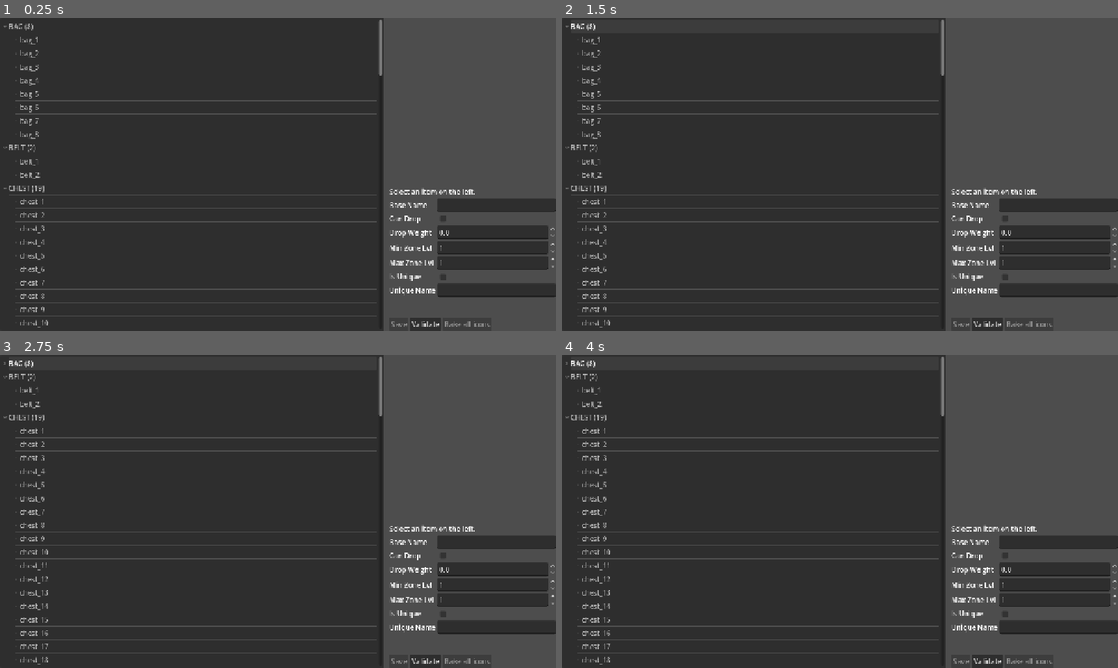
Above: before the commit, frames 1-4 (two rows, left to right).
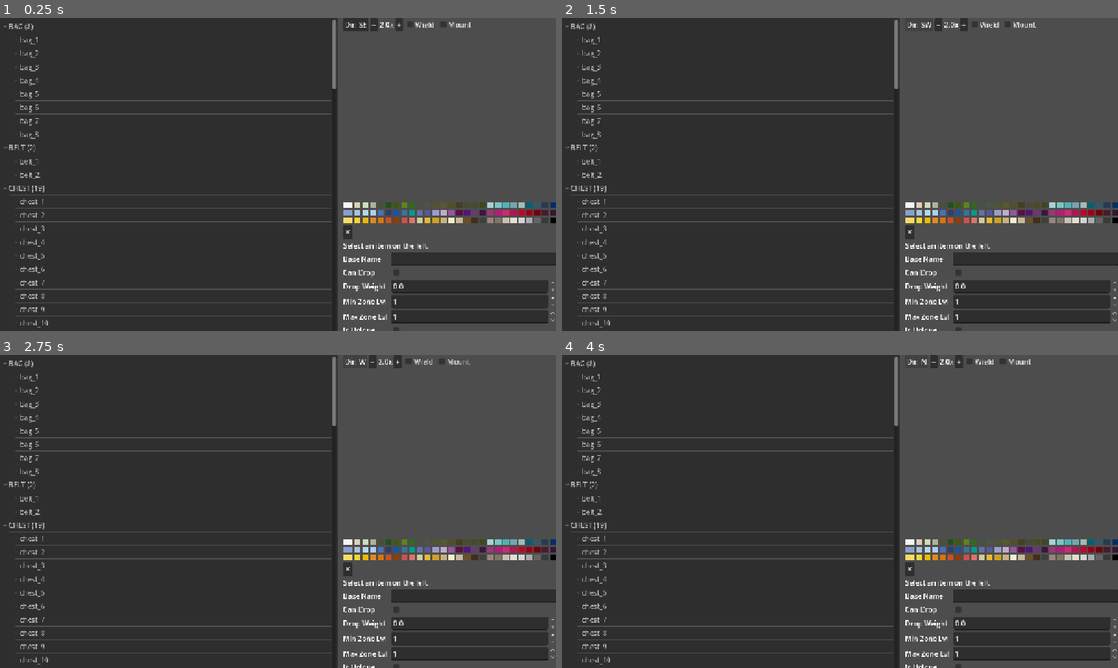
Above: after the commit, the same moments.

Repository: lenzerevans1995-coder/IsoArpg
Game: Godot game, scene res://item_editor.tscn
Two runs of this game, one before a commit and one after it. Both use one fixed random seed, a clock stepped at 60 frames per second and the inputs below. This scene is started directly instead of the project's main scene.
Inputs (mouse positions are in pixels of both pictures, inside the frame that each line leads up to):
- Up to frame 1 (0.25 s): no input
- Up to frame 2 (1.5 s): click (917, 24) at 0.5 s, where only the run after the commit has a clickable "Dir: SE"; click (917, 24) at 1.25 s, where only the run after the commit has a clickable "Dir: S"
- Up to frame 3 (2.75 s): click (355, 361) at 2 s, where only the run after the commit has a clickable "Dir: SW"
- Up to frame 4 (4 s): click (917, 361) at 2.75 s, where only the run after the commit has a clickable "Dir: W"; click (917, 361) at 3.5 s, where only the run after the commit has a clickable "Dir: NW"

The runs differ from the first frame. In frame 1, 15% of the frame differs, in the area x 59-100%, y 0-100%; in frame 2, 15%; in frame 3, 16%; in frame 4, 16%, in the area x 0-100%, y 0-100%.

Commit message:
item_editor: zoom + 8-dir rotation + wield + mount + 81-swatch tint strip
Preview controls row above the SubViewport:
- 'Dir: SE' button cycles 0..7 through DIR_LETTERS
- '−' / '+' buttons step zoom in 0.5 increments (1.0..5.0)
- 'Wield' checkbox: equips Melee1 on the mainhand layer for non-weapon
  selections, so armor can be previewed mid-swing
- 'Mount' checkbox: equips Mount1 on the mount layer for non-mount
  selections, so any piece can be previewed while mounted

Below the preview: a 27-col swatch grid built from the 81-swatch palette
in data/swatch_palette.json. Click a swatch to apply that color as
modulate tint on the selected item's LayeredCharacter layer; '✕' resets
to white. Tint persists across selections so you can see how the same
color reads on Sword1, Sword2, etc.

Direction also persists across selections (set once, all items render at
that angle).

Diff:
--- a/item_editor.gd
+++ b/item_editor.gd
@@ -56,6 +56,16 @@
 var _f_is_unique: CheckBox
 var _f_unique_name: LineEdit
 
+# Preview state
+const DIR_LETTERS := ["E", "SE", "S", "SW", "W", "NW", "N", "NE"]
+var _preview_dir: int = 1               # 0=E, 1=SE…
+var _preview_zoom: float = 2.0
+var _preview_wield: bool = false        # show a sample sword for armor checks
+var _preview_mount: bool = false        # show character on mount_1 (when item isn't a mount)
+var _preview_tint: Color = Color.WHITE  # tint applied to the selected item's layer
+var _dir_btn: Button
+var _zoom_lbl: Label
+
 func _ready() -> void:
 	if Engine.is_editor_hint() and not is_inside_tree():
 		return
@@ -85,6 +95,29 @@
 	right.size_flags_horizontal = Control.SIZE_EXPAND_FILL
 	right.size_flags_vertical = Control.SIZE_EXPAND_FILL
 	split.add_child(right)
+
+	# Preview controls row.
+	var ctrl := HBoxContainer.new()
+	right.add_child(ctrl)
+	_dir_btn = Button.new()
+	_dir_btn.text = "Dir: SE"
+	_dir_btn.tooltip_text = "Click to rotate (8 dirs)"
+	_dir_btn.pressed.connect(_on_dir_pressed)
+	ctrl.add_child(_dir_btn)
+	var zout := Button.new(); zout.text = "−"
+	zout.pressed.connect(func(): _set_zoom(_preview_zoom - 0.5))
+	ctrl.add_child(zout)
+	_zoom_lbl = Label.new(); _zoom_lbl.text = "2.0x"
+	ctrl.add_child(_zoom_lbl)
+	var zin := Button.new(); zin.text = "+"
+	zin.pressed.connect(func(): _set_zoom(_preview_zoom + 0.5))
+	ctrl.add_child(zin)
+	var wield := CheckBox.new(); wield.text = "Wield"
+	wield.toggled.connect(func(v): _preview_wield = v; _refresh_preview(_selected_item))
+	ctrl.add_child(wield)
+	var mount := CheckBox.new(); mount.text = "Mount"
+	mount.toggled.connect(func(v): _preview_mount = v; _refresh_preview(_selected_item))
+	ctrl.add_child(mount)
 
 	# Preview pane — a SubViewport hosting a LayeredCharacter so armor
 	# shows worn over a body and weapons render in isolation.
@@ -103,8 +136,13 @@
 	# Center the rig in the viewport — the sprite is 128×128 anchored top-left,
 	# so push it into view.
 	(_preview_char as Node2D).position = Vector2(192, 256)
-	(_preview_char as Node2D).scale = Vector2(2, 2)
+	(_preview_char as Node2D).scale = Vector2(_preview_zoom, _preview_zoom)
 	_preview_vp.add_child(_preview_char)
+
+	# Swatch strip — clickable colors from data/swatch_palette.json. Click
+	# to apply as modulate tint on the selected item's layer.
+	var swatch_row := _build_swatch_row()
+	right.add_child(swatch_row)
 
 	_info_label = Label.new()
 	_info_label.text = "Select an item on the left."
@@ -260,6 +298,61 @@
 	if not bad_drop_weight.is_empty():
 		lines.append("  " + ", ".join(bad_drop_weight))
 	_info_label.text = "\n".join(lines)
+
+func _on_dir_pressed() -> void:
+	_preview_dir = (_preview_dir + 1) % 8
+	_dir_btn.text = "Dir: %s" % DIR_LETTERS[_preview_dir]
+	if _preview_char:
+		_preview_char.call("set_direction", _preview_dir)
+
+func _set_zoom(z: float) -> void:
+	_preview_zoom = clampf(z, 1.0, 5.0)
+	_zoom_lbl.text = "%.1fx" % _preview_zoom
+	if _preview_char:
+		(_preview_char as Node2D).scale = Vector2(_preview_zoom, _preview_zoom)
+
+func _build_swatch_row() -> Control:
+	# Pull the 81-swatch palette so tint testing matches what artists
+	# can roll on items in-game (no off-palette colors).
+	var palette: Array = []
+	const PAL := "res://data/swatch_palette.json"
+	if FileAccess.file_exists(PAL):
+		var f := FileAccess.open(PAL, FileAccess.READ)
+		var parsed = JSON.parse_string(f.get_as_text())
+		if parsed is Array:
+			palette = parsed
+	var grid := GridContainer.new()
+	grid.columns = 27        # 81 = 27 × 3 — keeps swatch row compact
+	grid.size_flags_horizontal = Control.SIZE_EXPAND_FILL
+	for hex in palette:
+		var b := Button.new()
+		b.custom_minimum_size = Vector2(14, 14)
+		b.flat = false
+		var sb := StyleBoxFlat.new()
+		sb.bg_color = Color(String(hex))
+		b.add_theme_stylebox_override("normal", sb)
+		b.add_theme_stylebox_override("hover", sb)
+		b.add_theme_stylebox_override("pressed", sb)
+		var col := Color(String(hex))
+		b.tooltip_text = String(hex)
+		b.pressed.connect(func(): _apply_tint(col))
+		grid.add_child(b)
+	# A "reset" cell so it's easy to clear the tint back to neutral.
+	var reset := Button.new()
+	reset.text = "✕"
+	reset.tooltip_text = "Reset tint to white"
+	reset.pressed.connect(func(): _apply_tint(Color.WHITE))
+	grid.add_child(reset)
+	return grid
+
+func _apply_tint(c: Color) -> void:
+	_preview_tint = c
+	if _selected_item.is_empty() or _preview_char == null:
+		return
+	var slot_id: int = int(_selected_item["slot"])
+	var layer_name: String = String(SLOT_TO_LAYER.get(slot_id, ""))
+	if layer_name != "":
+		_preview_char.call("set_tint", layer_name, c)
 
 func _add_string_field(grid: GridContainer, label: String) -> LineEdit:
 	var l := Label.new(); l.text = label; grid.add_child(l)
@@ -311,20 +404,33 @@
 func _refresh_preview(entry: Dictionary) -> void:
 	if _preview_char == null or not is_instance_valid(_preview_char):
 		return
+	if entry.is_empty():
+		return
 	# Clear every layer first so the previous selection doesn't bleed
 	# through (e.g. a sword shouldn't keep showing when we click a hat).
 	for layer in ["body", "head", "hands", "chest", "legs", "shoes", "belt",
 			"bag", "mainhand", "offhand", "mount"]:
 		_preview_char.call("clear_layer", layer)
+		_preview_char.call("set_tint", layer, Color.WHITE)
 	var slot_id: int = int(entry["slot"])
-	# Show a body underneath for armor pieces so they read as worn.
-	if SHOW_BODY.get(slot_id, false):
+	# Body underneath for armor (so armor reads as worn) AND whenever
+	# the user toggled Wield or Mount (so we have something to attach
+	# the weapon / mount preview to).
+	var needs_body: bool = SHOW_BODY.get(slot_id, false) or _preview_wield or _preview_mount
+	if needs_body:
 		_preview_char.call("equip", "body", "NakedBody")
 	var layer_name: String = String(SLOT_TO_LAYER.get(slot_id, ""))
 	if layer_name != "":
 		_preview_char.call("equip", layer_name, String(entry["folder"]))
-	# Idle anim, SE-ish facing (row 1) — reads more dynamically than E.
-	_preview_char.call("set_direction", 1)
+		_preview_char.call("set_tint", layer_name, _preview_tint)
+	# Wield-test: stick a sample sword on for armor previews so we can
+	# check how a chest reads while the player is mid-attack.
+	if _preview_wield and slot_id != ItemsDB.Slot.MAINHAND:
+		_preview_char.call("equip", "mainhand", "Melee1")
+	# Mount-test: same idea — show what a piece looks like while mounted.
+	if _preview_mount and slot_id != ItemsDB.Slot.MOUNT:
+		_preview_char.call("equip", "mount", "Mount1")
+	_preview_char.call("set_direction", _preview_dir)
 	_preview_char.call("play_anim", "Idle", 12.0, true, Callable())
 
 func _info_text_for(entry: Dictionary, meta: Resource) -> String:
